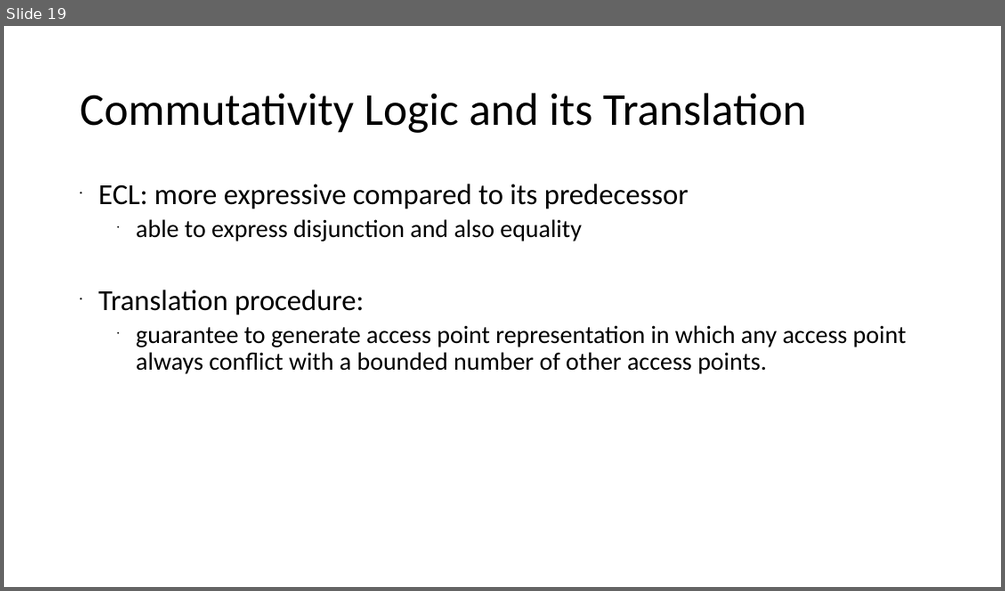
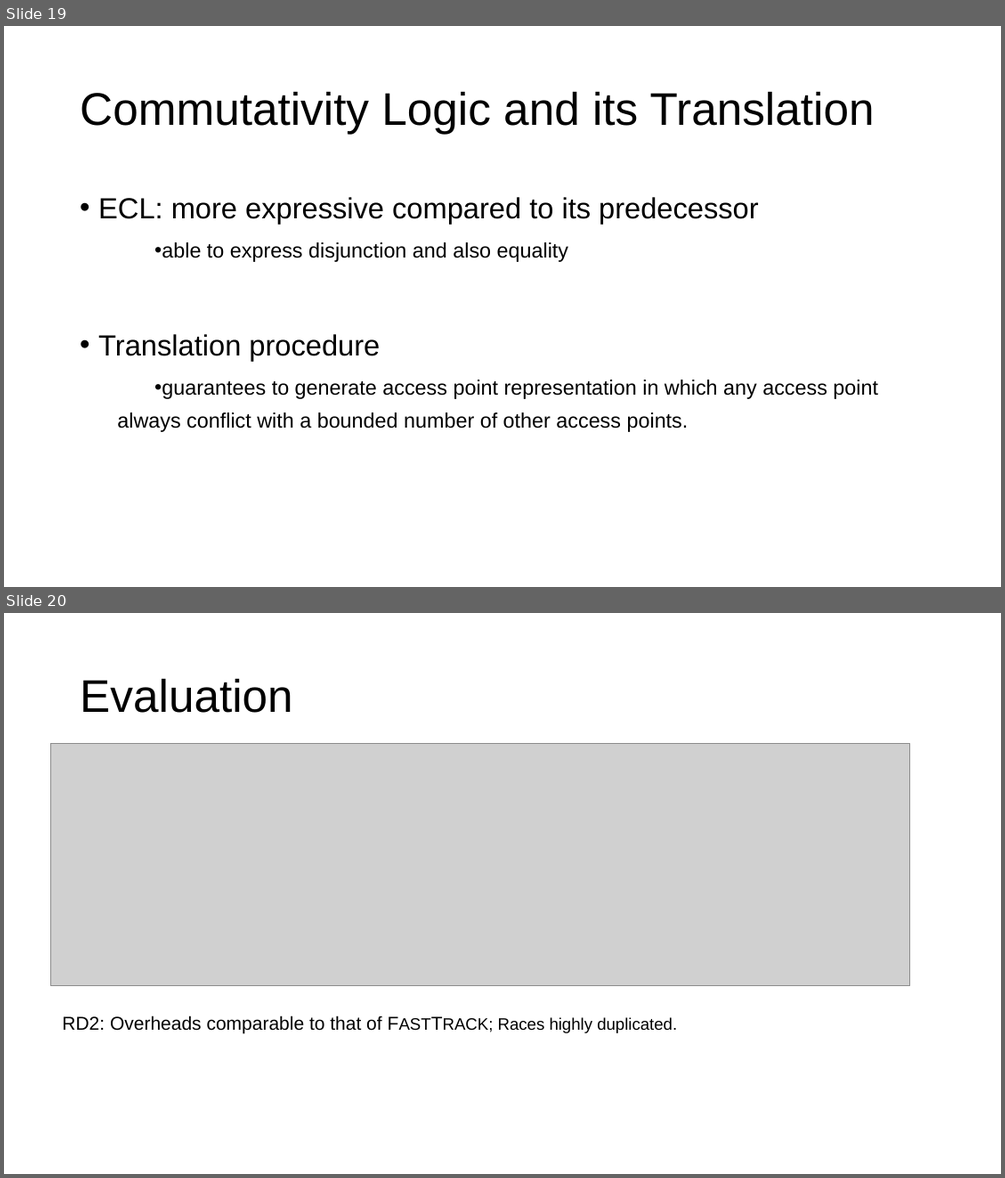
Before and after one commit to xiaohe27/Tasks, a slide deck: Slides/qual-presentation.ppt. Shown one above the other, each under a label of ours: slide 19 before the commit, slides 19 and 20 after it. The pictures are 1005x591 and 1005x1178 pixels, drawn with LibreOffice and Linux fonts; fonts in the diff are those of the drawing; grey boxes stand for pictures. Boxes give left, top, right and bottom in pixels: in the first picture for what was removed or moved away, otherwise in the second. Text is boxed around its words. In the diff, an @@ line names an element or a change of style, - is before the commit and + after.

```diff
--- a/Slides/qual-presentation.ppt
+++ b/Slides/qual-presentation.ppt
@@ slide 20 added at (4, 613, 1001, 1174), background #FFFFFF @@
@@ title added at (80, 678, 293, 713), 44 pt, text #000000 @@
+Evaluation
@@ picture added at (50, 743, 910, 985) @@
@@ text added at (62, 1015, 677, 1034), 18 pt, text #000000 @@
+RD2: Overheads comparable to that of FASTTRACK; Races highly duplicated.
@@ slide 19 changed as well @@
@@ title "Commutativity Logic and its Translation" at (80, 91, 874, 134): font Calibri to Arial @@
@@ text at (98, 197, 759, 262): font Calibri to Arial in "ECL: more expressive compared to its predecessor", "able to express disjunction and also equality"; size 24 to 20 pt in "able to express disjunction and also equality"; line spacing 0.9 to 1.3; list level 2 to 3 in "able to express disjunction and ..." @@
@@ text at (98, 334, 878, 432): text changed; size 24 to 20 pt; font Calibri to Arial @@
-• Translation procedure:
-  • guarantee to generate access point representation in which any access point always conflict with a bounded number of other access points.
+• Translation procedure
+    • guarantees to generate access point representation in which any access point always conflict with a bounded number of other access points.
```
Also in this commit, not shown: 14 other slides changed, 3 other slides added, 3 slides removed, 2 other files.
